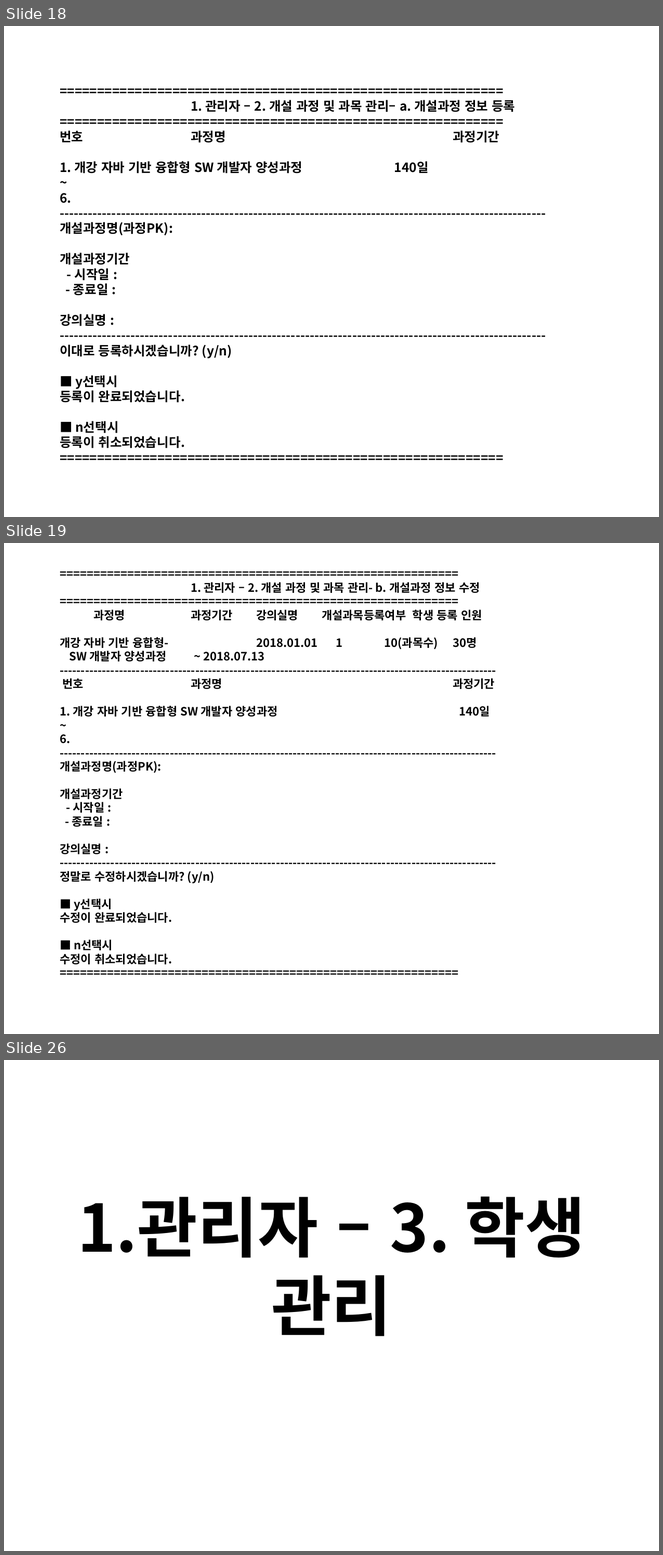
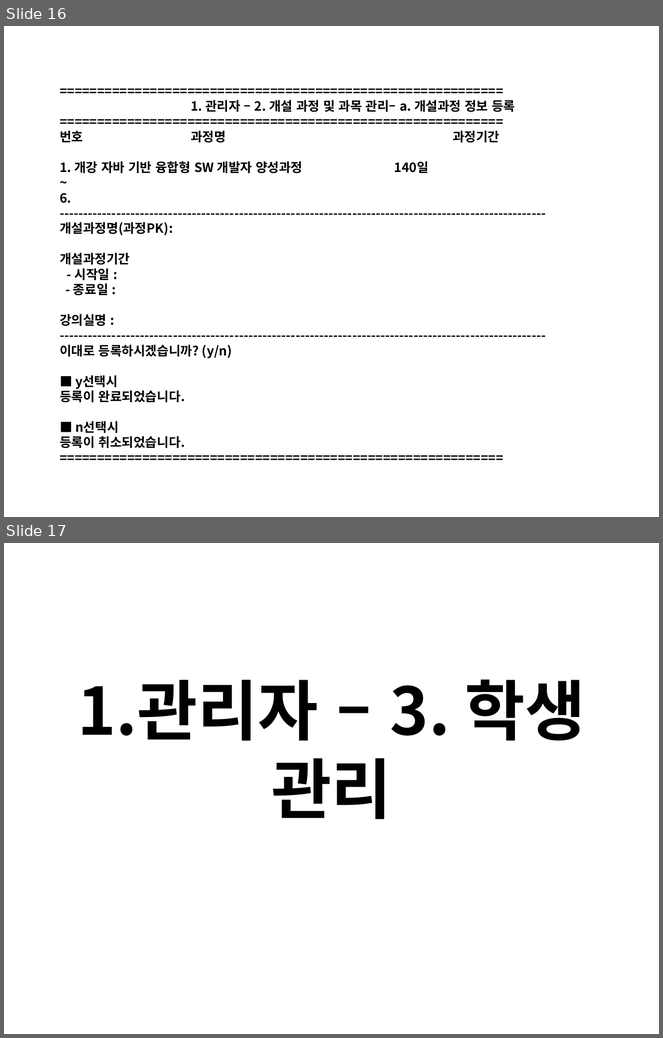
Before and after one commit to Yian-Kim/SEDU-Center, a slide deck: 03. 화면설계/01. 관리자/[디비2조]화면설계_관리자.pptx. Shown one above the other, each under a label of ours: slides 18, 19 and 26 before the commit, slides 16 and 17 after it; the slides between them are not shown. The pictures are 663x1555 and 663x1038 pixels, drawn with LibreOffice and Linux fonts; fonts in the diff are those of the drawing. Boxes give left, top, right and bottom in pixels: in the first picture for what was removed or moved away, otherwise in the second. Text is boxed around its words. In the diff, an @@ line names an element or a change of style, - is before the commit and + after.

```diff
--- a/03. 화면설계/01. 관리자/[디비2조]화면설계_관리자.pptx
+++ b/03. 화면설계/01. 관리자/[디비2조]화면설계_관리자.pptx
@@ slide 19 removed at box(4, 543, 659, 1034), background #FFFFFF @@
@@ title removed at box(60, 582, 495, 965) @@
-===========================================================
-1. 관리자 – 2. 개설 과정 및 과목 관리- b. 개설과정 정보 수정
-===========================================================
-과정명 과정기간 강의실명 개설과목등록여부 학생 등록 인원
-개강 자바 기반 융합형- 2018.01.01 1 10(과목수) 30명
-SW 개발자 양성과정 ~ 2018.07.13
--------------------------------------------------------------------------------------------------------
-번호 과정명 과정기간
-1. 개강 자바 기반 융합형 SW 개발자 양성과정 140일
-~
-6.
--------------------------------------------------------------------------------------------------------
-개설과정명(과정PK):
-개설과정기간
-- 시작일 :
-- 종료일 :
-강의실명 :
--------------------------------------------------------------------------------------------------------
-정말로 수정하시겠습니까? (y/n)
-■ y선택시
-수정이 완료되었습니다.
-■ n선택시
-수정이 취소되었습니다.
-===========================================================
@@ what was slide 18 is now slide 16 @@
@@ what was slide 26 is now slide 17 @@
```
Also in this commit, not shown: 10 slides changed, 1 slide added, 7 other slides removed.
